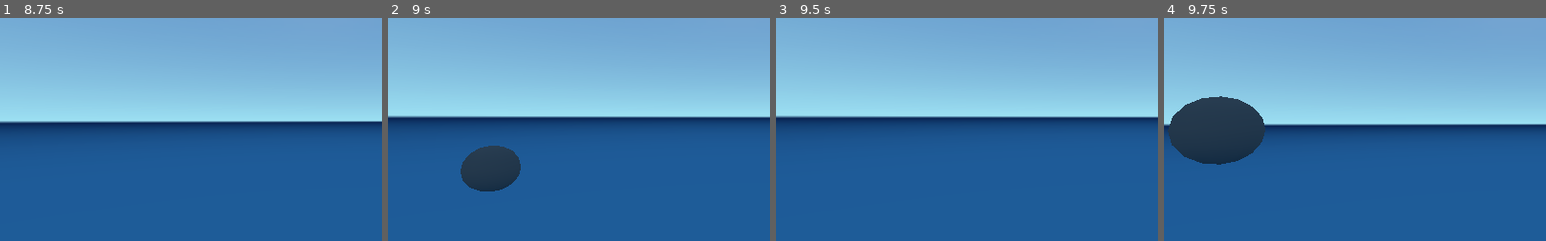
Above: before the commit, frames 1-4 (left to right).
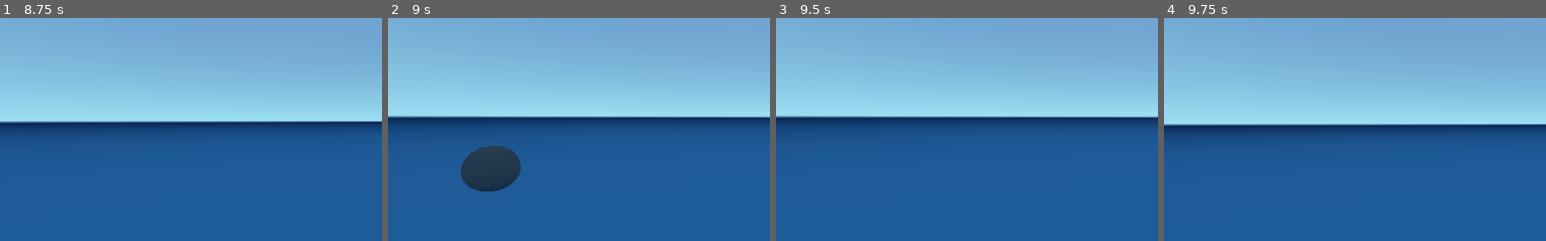
Above: after the commit, the same moments.

Repository: dmgarland/blooming
Game: Godot game, scene res://Main.tscn
Two runs of this game, one before a commit and one after it. Both use one fixed random seed, a clock stepped at 60 frames per second and the inputs below. Sound files missing from this copy of the repository are replaced by a short silence.
Inputs (mouse positions are % of the whole screen's width and height, from its top left):
- Up to frame 1 (8.75 s): tap Enter at 0.5, 2, 3.5 s; move the mouse to (45, 70) at 0.52 s; hold Up 0.53-2.03 s; click (45, 70) at 0.67 s; tap Space at 1.25, 2.75, 4.25 s; move the mouse to (80, 65) at 1.27 s; click (80, 65) at 1.42 s; move the mouse to (20, 35) at 2.02 s; hold Left 2.03-3.53 s; click (20, 35) at 2.17 s; move the mouse to (55, 50) at 2.77 s; click (55, 50) at 2.92 s; move the mouse to (35, 25) at 3.52 s; hold Down 3.53-4.28 s; click (35, 25) at 3.67 s; move the mouse to (72, 45) at 4.27 s; hold Right 4.28-5.03 s; click (72, 45) at 4.42 s; move the mouse to (30, 55) at 5.02 s; hold Up 5.03-5.78 s; click (30, 55) at 5.17 s; move the mouse to (60, 28) at 5.77 s; hold Right 5.78-8.03 s; click (60, 28) at 5.92 s; move the mouse to (45, 70) at 6.52 s; click (45, 70) at 6.67 s; move the mouse to (80, 65) at 7.27 s; click (80, 65) at 7.42 s; move the mouse to (20, 35) at 8.02 s; hold Down from 8.03 s (still down); click (20, 35) at 8.17 s
- Up to frame 2 (9 s): move the mouse to (55, 50) at 8.77 s; release Down at 8.78 s; hold Left from 8.78 s (still down); click (55, 50) at 8.92 s
- Up to frame 3 (9.5 s): keep holding Left
- Up to frame 4 (9.75 s): move the mouse to (35, 25) at 9.52 s; release Left at 9.53 s; hold Up from 9.53 s (still down); click (35, 25) at 9.67 s
The pictures show only the part of the screen within x 0-50%, y 28-78%; the shares and areas given below are measured in that part.

Frames 1-3 are identical in both runs. In frame 4, 5.8% of the frame differs, in the area x 1-27%, y 35-66%.

Commit message:
Limiting maximum notes to prevent accidentally crashing my browser a lot

Diff:
--- a/Main.gd
+++ b/Main.gd
@@ -3,6 +3,8 @@
 var r = RandomNumberGenerator.new()
 var movementOffset = 0.2
 var cameraAngle = 0
+var maxNotes = 12
+var notes = 0
 
 # Called when the node enters the scene tree for the first time.
 func _ready():
@@ -10,6 +12,7 @@
 
 
 func playNote(index):
+	notes += 1
 	var pitch = r.randf_range(1.0, 3.0)
 
 	var note = Note.instance()
@@ -20,8 +23,9 @@
 	call_deferred("add_child", note)
 
 func _input(event):
-	if event is InputEventMouseButton && event.is_pressed():
+	if event is InputEventMouseButton && event.is_pressed() && notes < maxNotes:
 		playNote(event.button_index)
+
 	if event is InputEventMouseMotion:
 		var offset = -deg2rad(event.relative.y) * 0.5
 		var newAngle = cameraAngle + offset
